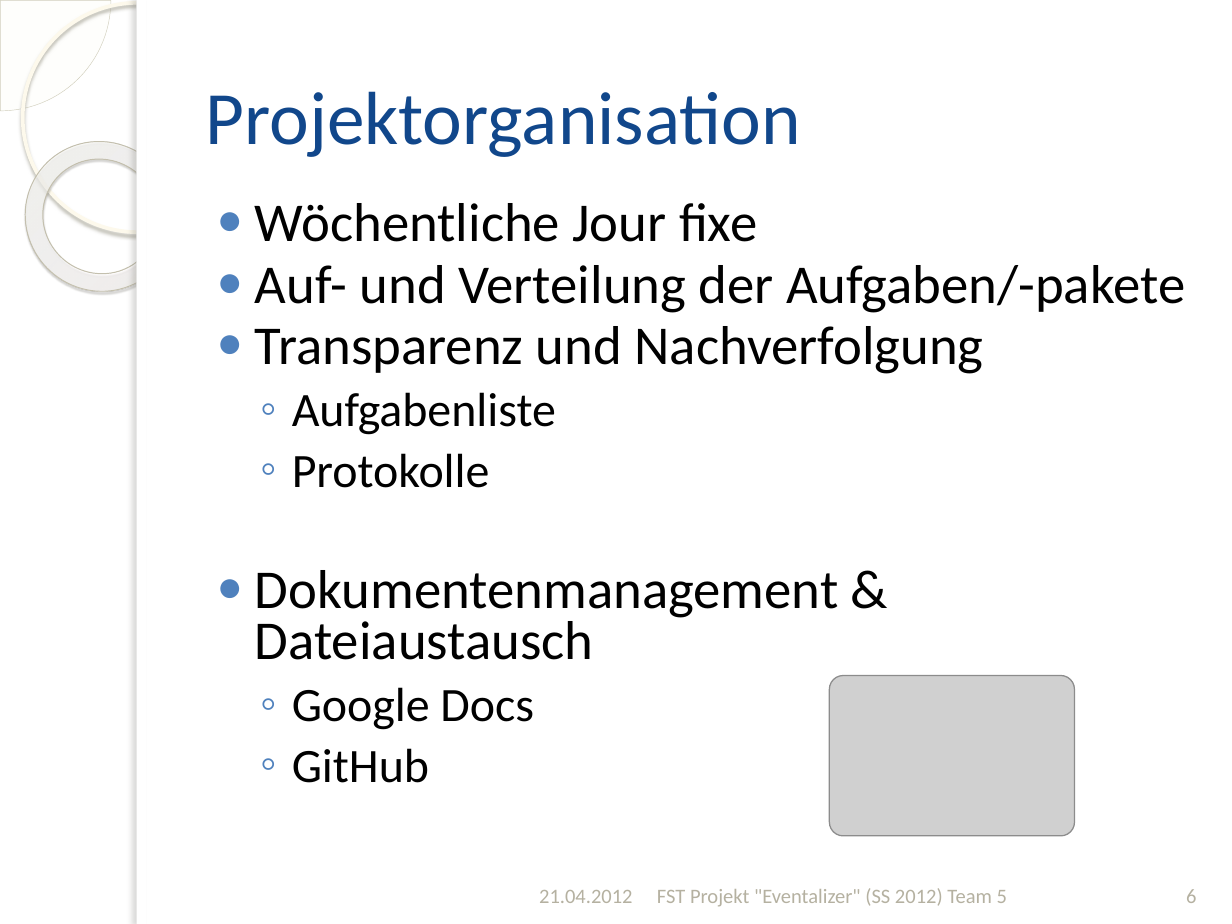
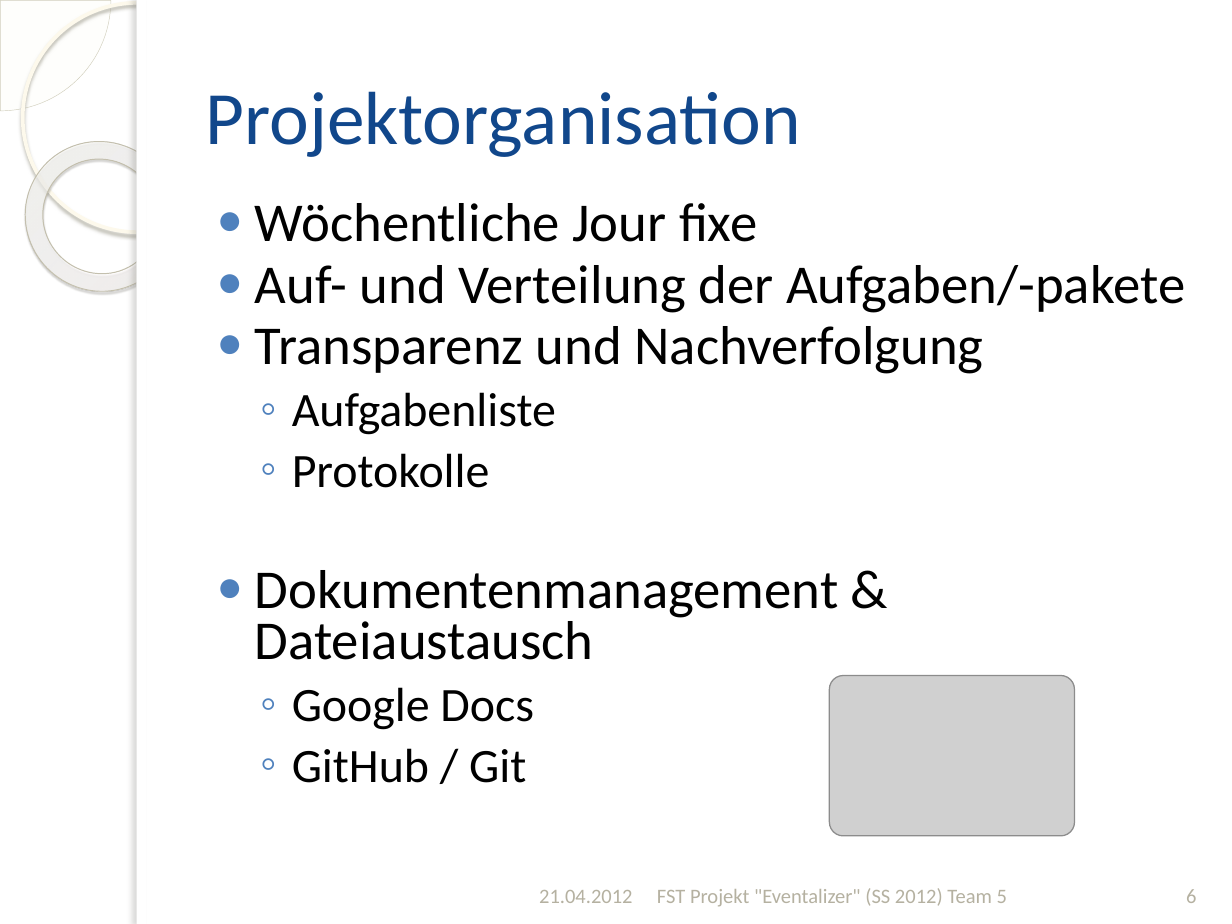
Before and after one commit to silkslostsoul/Eventalizer, a slide deck: slide 6 of Dokumente/Zwischenstand zum 2012-04-21_v2.pptx. Drawn at 1232x924 pixels with LibreOffice and Linux fonts; fonts in the diff are those of the drawing; grey boxes stand for pictures; background and template pictures are left out. Boxes give left, top, right and bottom in pixels: in the first picture for what was removed or moved away, otherwise in the second. Text is boxed around its words. In the diff, an @@ line names an element or a change of style, - is before the commit and + after.

```diff
--- a/Dokumente/Zwischenstand zum 2012-04-21_v2.pptx
+++ b/Dokumente/Zwischenstand zum 2012-04-21_v2.pptx
@@ text at bbox=[292, 748, 526, 783]: text changed @@
-  ◦ GitHub
+  ◦ GitHub / Git
```
Also in this commit, not shown: 11 other slides changed, 1 slide added, 1 slide removed.
